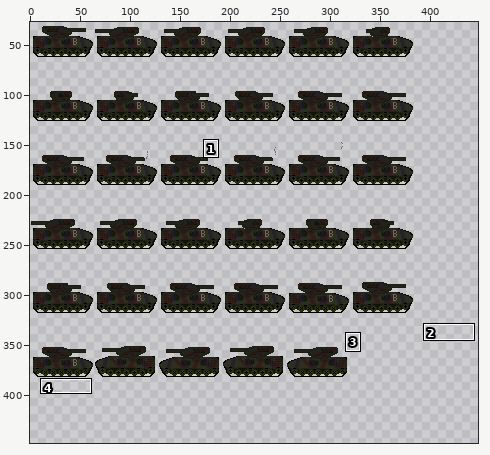
Two states of a sprite sheet, Gabrieel-Godot/SPRITES_GODOT/Boss1 SPRITE SHEET.png. Above, an overview of the earlier version with the close-up marked.
Close-up. Earlier state:
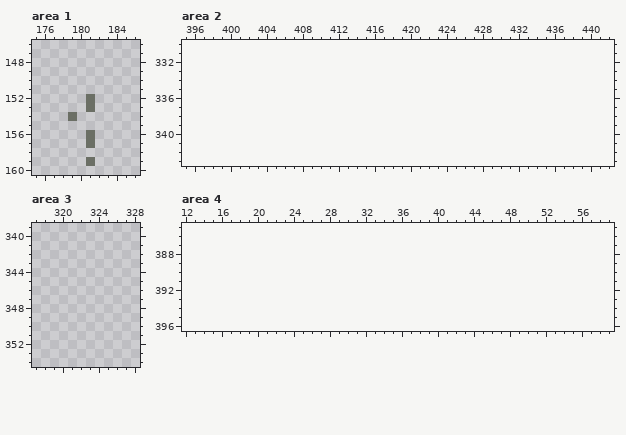
The file is 384x384 pixels. Colours within 5 levels of each other are drawn and written as one. Shown: area 1: x 175..186, y 146..160; area 2: x 395..442, y 330..343; area 3: x 317..328, y 339..354; area 4: x 12..59, y 385..396. The old version is drawn lined up with the new one, on the new canvas. The wide view leaves out empty margins. The commit also changed other parts of the picture, which this record leaves out.
After:
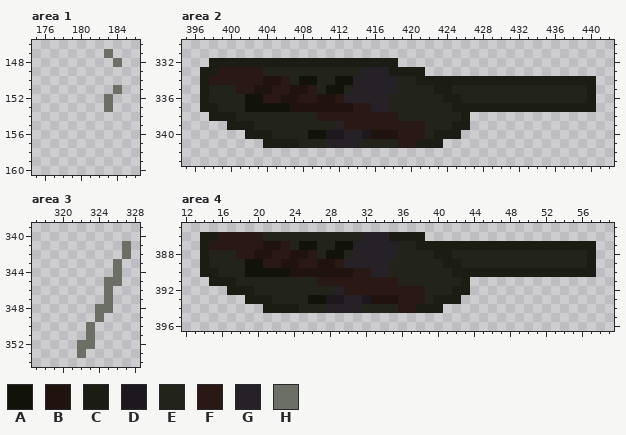
Palette (. is transparent): A #111308  B #1f120f  C #1b1d14  D #1d181e  E #222419  F #2a1814  G #252126  H #6b6f65
Diff:
{"change": "canvas 384x384 -> 448x448"}
{"where": "area 1"}
{"y":147,"x":183,"old":".","new":"H"}
{"y":148,"x":184,"old":".","new":"H"}
{"y":151,"x":184,"old":".","new":"H"}
{"y":152,"x":181,"old":"H","new":"."}
{"y":152,"x":183,"old":".","new":"H"}
{"y":153,"x":181,"old":"H","new":"."}
{"y":153,"x":183,"old":".","new":"H"}
{"y":154,"x":179,"old":"H","new":"."}
{"y":156,"x":181,"old":"H","new":"."}
{"y":157,"x":181,"old":"H","new":"."}
{"y":159,"x":181,"old":"H","new":"."}
{"where": "area 2"}
{"y":332,"x":398,"old":".....................","new":"CCCCCCCCCCCCCCCCCCCCC"}
{"y":333,"x":397,"old":".........................","new":"CCFFFFFEEEEEEEEEEEGGGCCCC"}
{"y":334,"x":397,"old":"............................................","new":"CFFFFFFBBFEAAEEAAGGGGGEECCCCCCCCCCCCCCCCCCCC"}
{"y":335,"x":397,"old":"............................................","new":"CEEEFFBBFFBBFEAAEGGGGGEEEECCEEEEEEEEEEEEEEEC"}
{"y":336,"x":397,"old":"............................................","new":"CEEEEAAFFBBFFBBFGGGGGEEEEEECCEEEEEEEEEEEEEEC"}
{"y":337,"x":397,"old":"............................................","new":"CCEEEAAAAABBBBBBBFFGGEEEEEEECCCCCCCCCCCCCCCC"}
{"y":338,"x":398,"old":".............................","new":"CCCEEEEEEEEEFFFFFFFFFEEEEEEEC"}
{"y":339,"x":400,"old":"...........................","new":"CCCEEEEEEEEEGFFFFFFFFFEEECC"}
{"y":340,"x":402,"old":"........................","new":"CCCEEEEAADDGGDBBBFFFECCC"}
{"y":341,"x":404,"old":"....................","new":"CCCCEEEGGGGEEEEFFCCC"}
{"where": "area 3"}
{"y":341,"x":327,"old":".","new":"H"}
{"y":342,"x":327,"old":".","new":"H"}
{"y":343,"x":326,"old":".","new":"H"}
{"y":344,"x":326,"old":".","new":"H"}
{"y":345,"x":325,"old":"..","new":"HH"}
{"y":346,"x":325,"old":".","new":"H"}
{"y":347,"x":325,"old":".","new":"H"}
{"y":348,"x":324,"old":"..","new":"HH"}
{"y":349,"x":324,"old":".","new":"H"}
{"y":350,"x":323,"old":".","new":"H"}
{"y":351,"x":323,"old":".","new":"H"}
{"y":352,"x":322,"old":"..","new":"HH"}
{"y":353,"x":322,"old":".","new":"H"}
{"where": "area 4"}
{"y":386,"x":14,"old":".........................","new":"CCFFFFFEEEEEEEEEEEGGGCCCC"}
{"y":387,"x":14,"old":"............................................","new":"CFFFFFFBBFEAAEEAAGGGGGEECCCCCCCCCCCCCCCCCCCC"}
{"y":388,"x":14,"old":"............................................","new":"CEEEFFBBFFBBFEAAEGGGGGEEEECCEEEEEEEEEEEEEEEC"}
{"y":389,"x":14,"old":"............................................","new":"CEEEEAAFFBBFFBBFGGGGGEEEEEECCEEEEEEEEEEEEEEC"}
{"y":390,"x":14,"old":"............................................","new":"CCEEEAAAAABBBBBBBFFGGEEEEEEECCCCCCCCCCCCCCCC"}
{"y":391,"x":15,"old":".............................","new":"CCCEEEEEEEEEFFFFFFFFFEEEEEEEC"}
{"y":392,"x":17,"old":"...........................","new":"CCCEEEEEEEEEGFFFFFFFFFEEECC"}
{"y":393,"x":19,"old":"........................","new":"CCCEEEEAADDGGDBBBFFFECCC"}
{"y":394,"x":21,"old":"....................","new":"CCCCEEEGGGGEEEEFFCCC"}
{"label":"changed","picture_box":[68,49,122,166]}
{"label":"added","picture_box":[200,58,596,148]}
{"label":"added","picture_box":[77,241,131,358]}
{"label":"added","picture_box":[200,232,596,313]}
